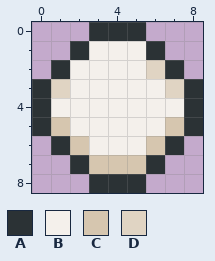
Pixel-art sprite -- styles/assets/playfiled-blob.png. Above, as it was before the edit.
The file is 90x90 pixels, drawn in blocks of 10x10; one block is one cell here.
Palette (. is transparent): A #2b3235  B #f4f0eb  C #d6c6af  D #e0d4c3
Once edited:
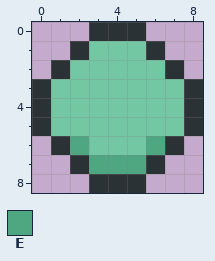
Colours new in this view: E #4fa781
Diff:
Colour B changes from #f4f0eb to #73c7a3.
The author changed colour C to colour B in row 5 at x 1 and 7.
The author changed colour D to colour B in row 2 at x 6; in row 3 at x 1 and 7.
The author changed colour C to colour E in row 6 at x 2 and 6; in row 7 at x 3 to 5.
Pixel boxes of the changes (left, top, right, bottom) in both pictures:
changed: (51, 41, 184, 174)
